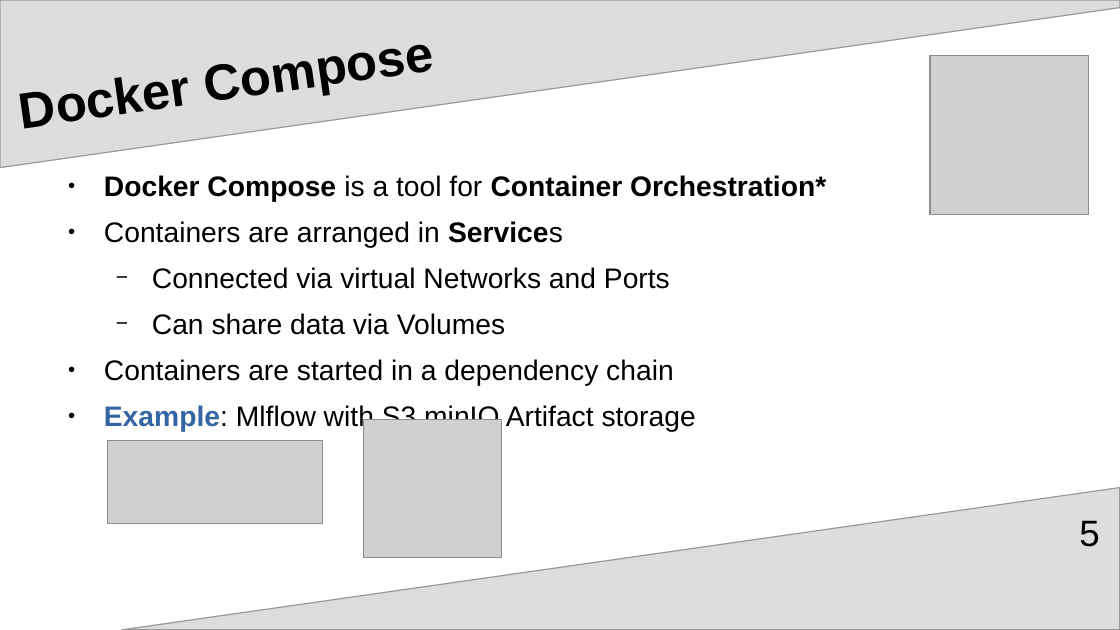
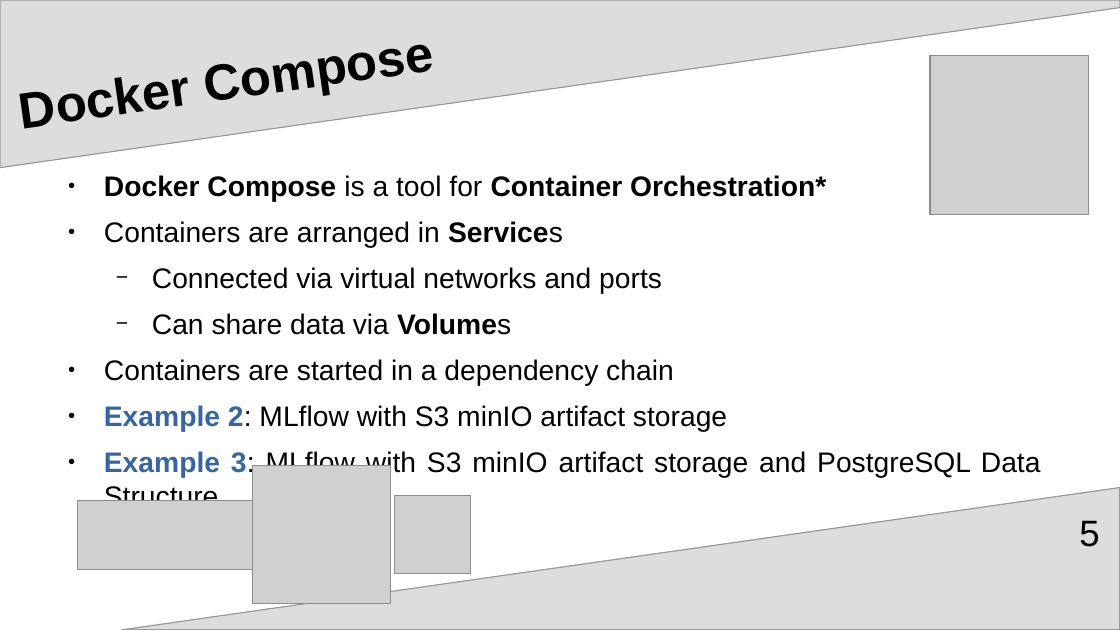
Before and after one commit to upart/cabinops, a slide deck: slide 5 of documentation/Introduction.odp. Drawn at 1120x630 pixels with LibreOffice and Linux fonts; fonts in the diff are those of the drawing; grey boxes stand for pictures. Boxes give left, top, right and bottom in pixels: in the first picture for what was removed or moved away, otherwise in the second. Text is boxed around its words. In the diff, an @@ line names an element or a change of style, - is before the commit and + after.

```diff
--- a/documentation/Introduction.odp
+++ b/documentation/Introduction.odp
@@ text at (152, 267, 662, 294): text changed @@
-  − Connected via virtual Networks and Ports
+  − Connected via virtual networks and ports
@@ text at (152, 313, 511, 335): bold on in "Volumes" @@
@@ text at (104, 405, 1041, 501): text changed @@
-● Example: Mlflow with S3 minIO Artifact storage
+● Example 2: MLflow with S3 minIO artifact storage
+● Example 3: MLflow with S3 minIO artifact storage and PostgreSQL Data Structure
@@ picture: place and size @@
-picture at (364, 420, 502, 558)
+picture at (253, 465, 391, 604)
@@ picture: place and size @@
-picture at (107, 441, 322, 524)
+picture at (78, 500, 257, 569)
@@ picture added at (395, 496, 471, 574) @@
```
Also in this commit, not shown: 8 other slides changed, 3 slides removed, 28 other files.
